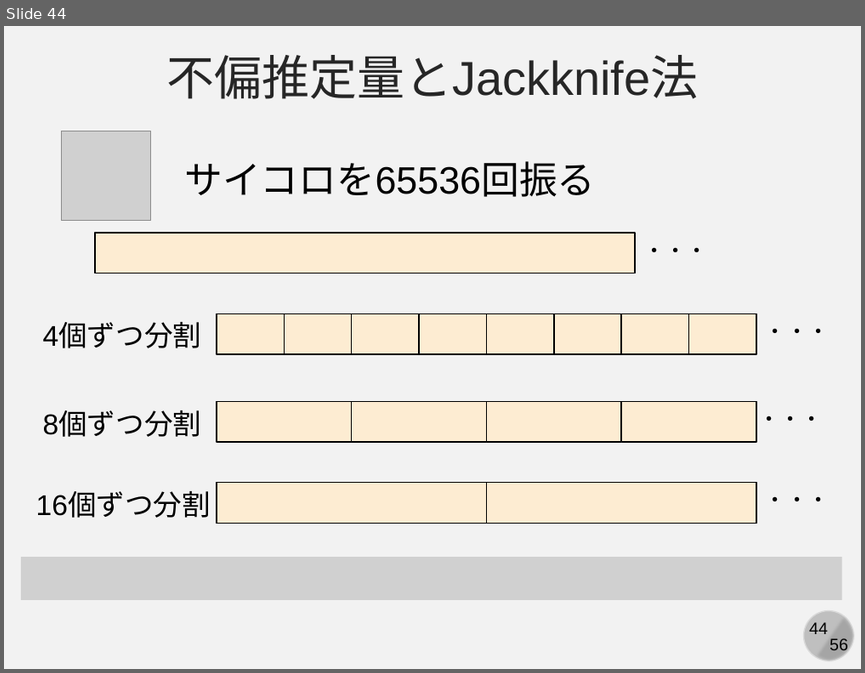
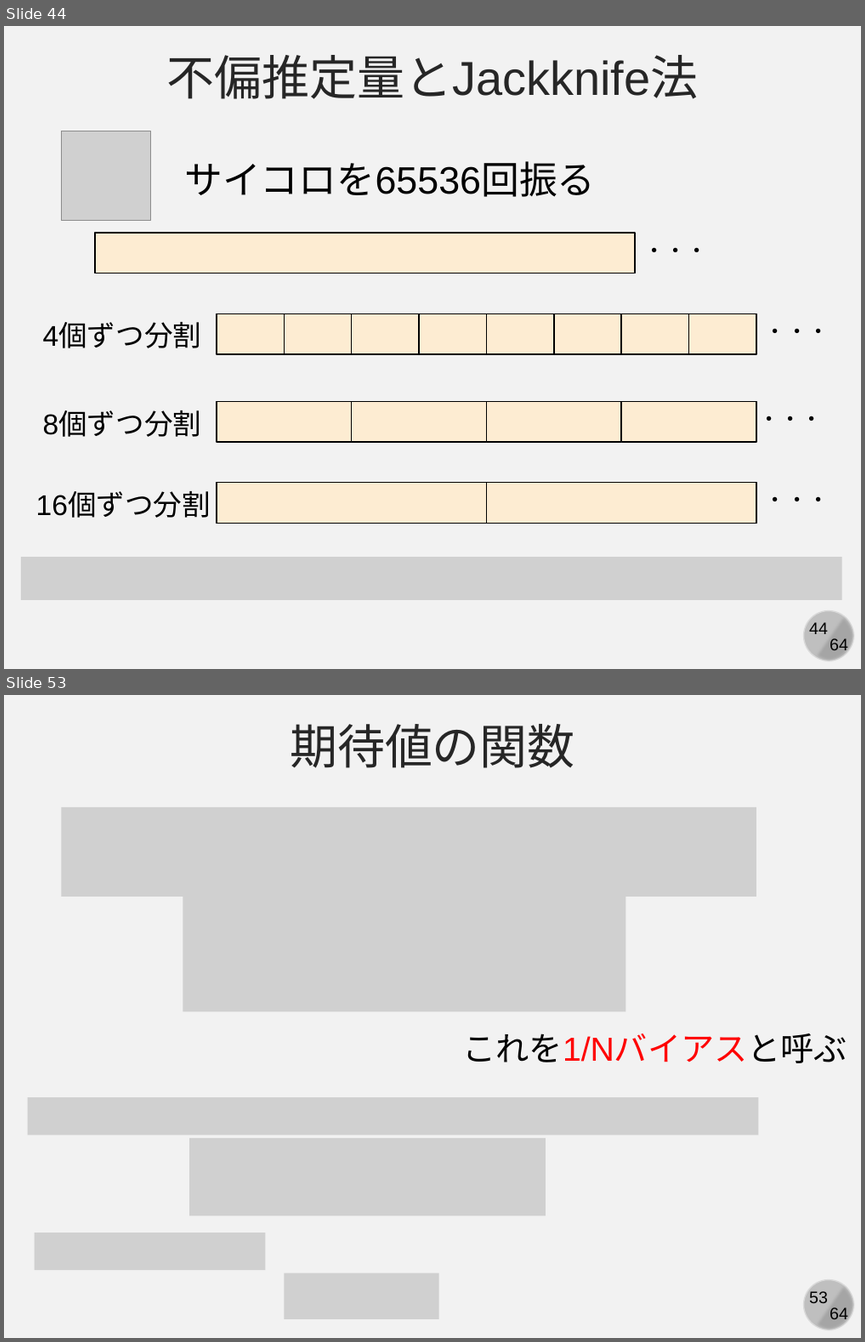
Before and after one commit to kaityo256/simulation_engineering, a slide deck: 03_mc_advanced/simulation03.pptx. Shown one above the other, each under a label of ours: slide 44 before the commit, slides 44 and 53 after it; the slides between them are not shown. The pictures are 865x673 and 865x1342 pixels, drawn with LibreOffice and Linux fonts; fonts in the diff are those of the drawing; grey boxes stand for pictures. Boxes give left, top, right and bottom in pixels: in the first picture for what was removed or moved away, otherwise in the second. Text is boxed around its words. In the diff, an @@ line names an element or a change of style, - is before the commit and + after.

```diff
--- a/03_mc_advanced/simulation03.pptx
+++ b/03_mc_advanced/simulation03.pptx
@@ slide 53 added at bbox=[4, 695, 861, 1338], background #F2F2F2; not listed: 4 template elements that a slide beside it also shows @@
@@ text added at bbox=[290, 724, 575, 768], 40 pt, text #262626 @@
+期待値の関数
@@ picture added at bbox=[62, 807, 756, 896] @@
@@ picture added at bbox=[183, 895, 626, 1011] @@
@@ text added at bbox=[463, 1033, 847, 1063], 28 pt, text #FF0000 @@
+これを1/Nバイアスと呼ぶ
@@ picture added at bbox=[28, 1097, 759, 1134] @@
@@ picture added at bbox=[190, 1138, 545, 1216] @@
@@ picture added at bbox=[34, 1232, 264, 1270] @@
@@ picture added at bbox=[284, 1272, 439, 1319] @@
@@ slide 44 changed as well @@
@@ text at bbox=[829, 638, 848, 654]: text changed @@
-56
+64
```
Also in this commit, not shown: 44 other slides changed, 18 other slides added, 4 other files.
